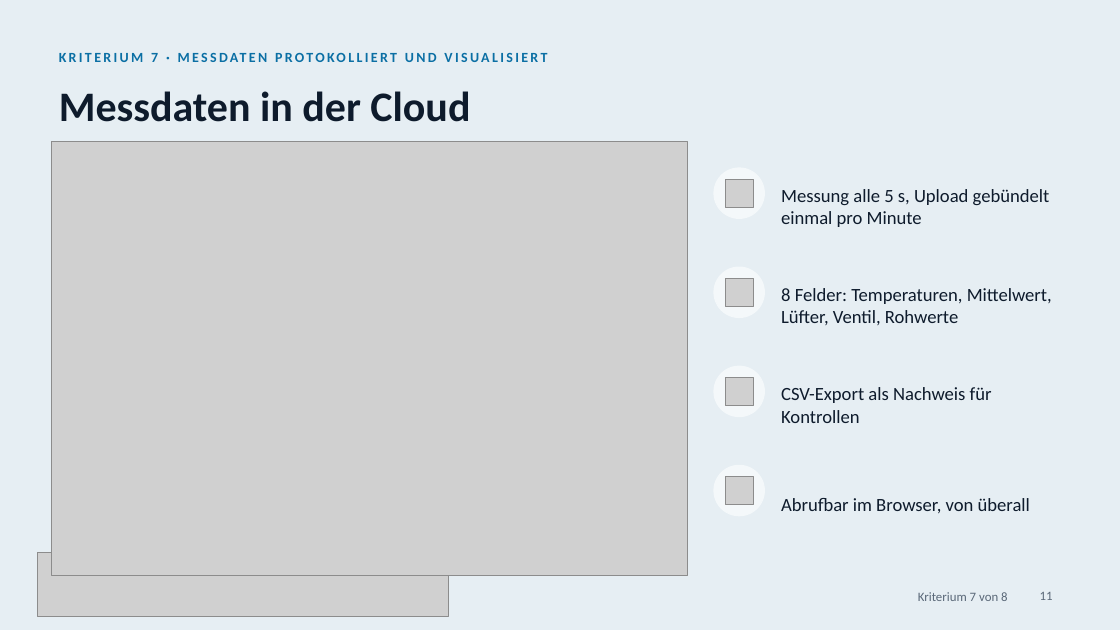
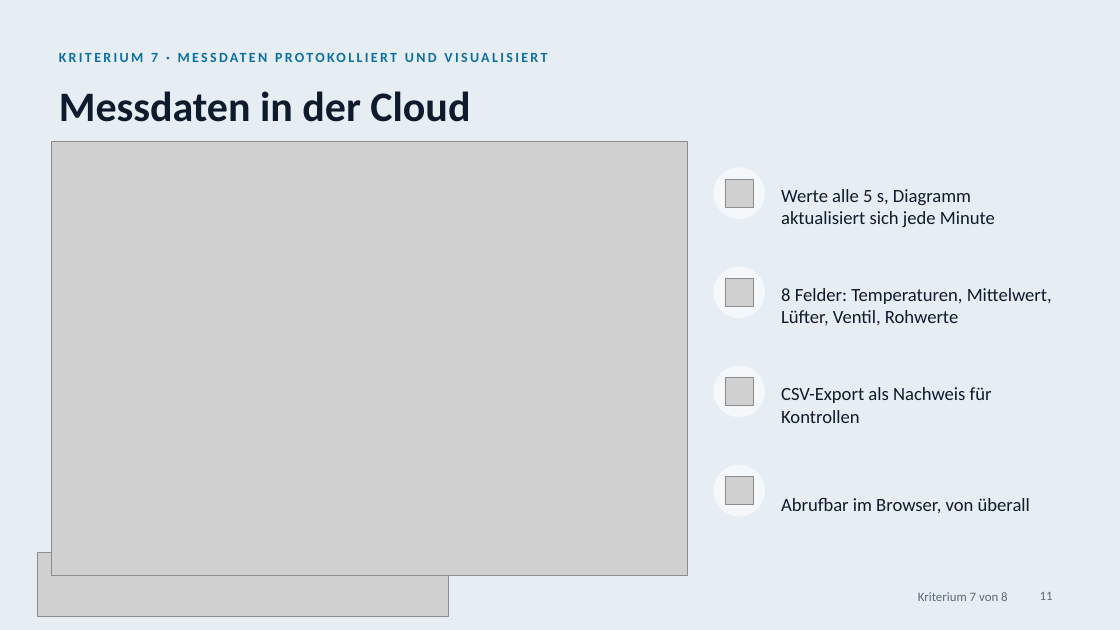
Before and after one commit to 47Felix/RasberryPI-Team-13, a slide deck: slide 11 of Challenge-III-Ice-Truck-Cloud/Praesentation/ice-truck-in-der-cloud.pptx. Drawn at 1120x630 pixels with LibreOffice and Linux fonts; fonts in the diff are those of the drawing; grey boxes stand for pictures. Boxes give left, top, right and bottom in pixels: in the first picture for what was removed or moved away, otherwise in the second. Text is boxed around its words. In the diff, an @@ line names an element or a change of style, - is before the commit and + after.

```diff
--- a/Challenge-III-Ice-Truck-Cloud/Praesentation/ice-truck-in-der-cloud.pptx
+++ b/Challenge-III-Ice-Truck-Cloud/Praesentation/ice-truck-in-der-cloud.pptx
@@ text at (781, 189, 995, 227): text changed @@
-Messung alle 5 s, Upload gebündelt einmal pro Minute
+Werte alle 5 s, Diagramm aktualisiert sich jede Minute
```
Also in this commit, not shown: 1 other slide changed, 4 other files.
